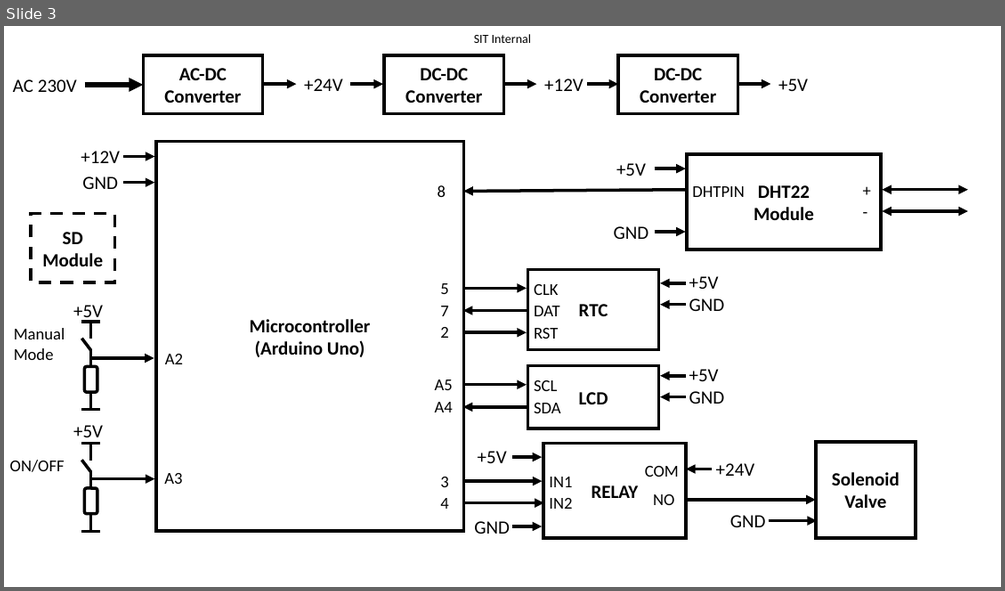
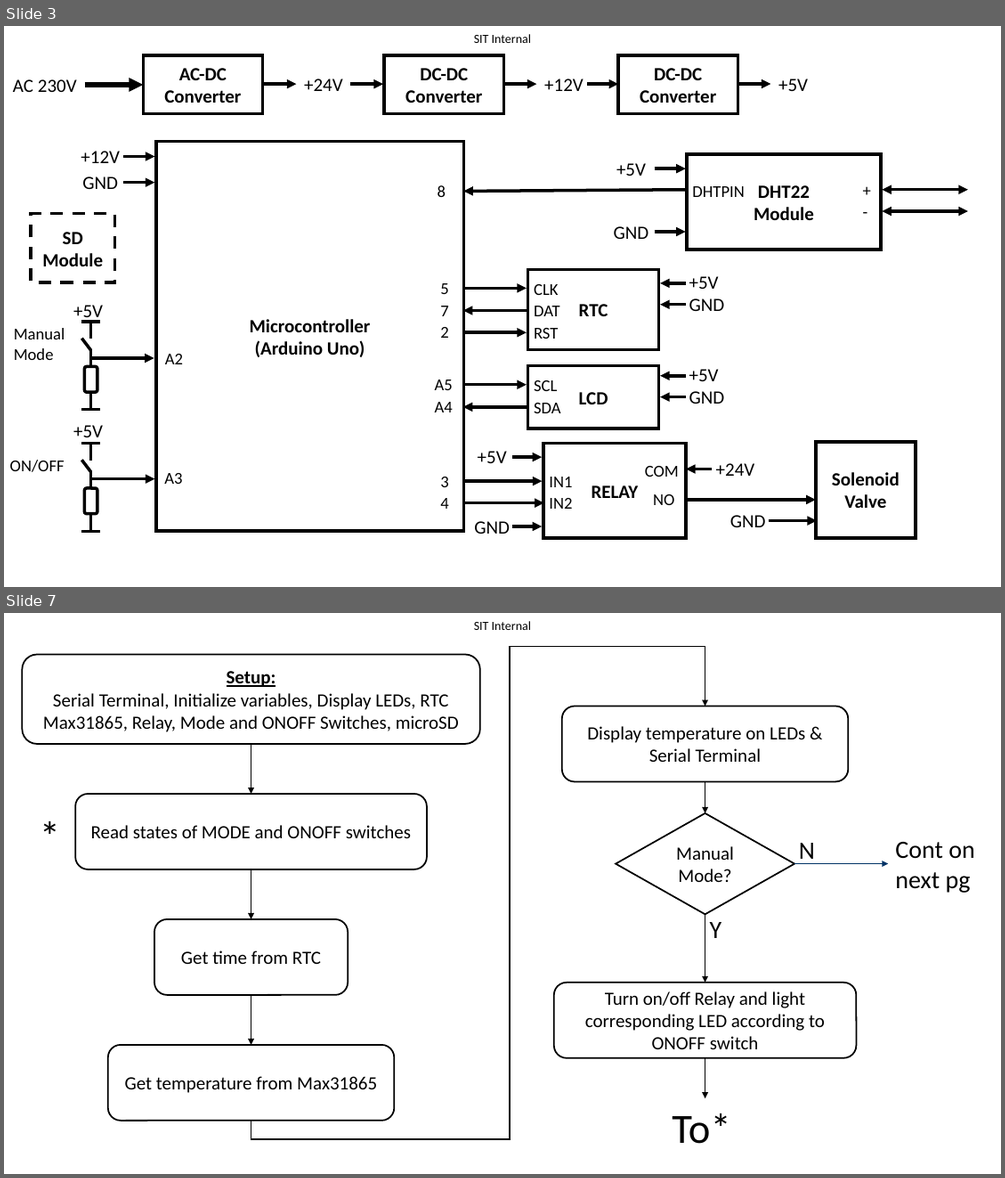
Before and after one commit to kanglc/Hashtag, a slide deck: Docs/thermal_controller_blockdiagram.pptx. Shown one above the other, each under a label of ours: slide 3 before the commit, slides 3 and 7 after it; the slides between them are not shown. The pictures are 1005x591 and 1005x1178 pixels, drawn with LibreOffice and Linux fonts; fonts in the diff are those of the drawing; background and template pictures are left out. Boxes give left, top, right and bottom in pixels: in the first picture for what was removed or moved away, otherwise in the second. Text is boxed around its words. In the diff, an @@ line names an element or a change of style, - is before the commit and + after.

```diff
--- a/Docs/thermal_controller_blockdiagram.pptx
+++ b/Docs/thermal_controller_blockdiagram.pptx
@@ slide 7 added at [4, 613, 1001, 1174], background picture (left out); not listed: 1 template element that a slide beside it also shows @@
@@ rounded rectangle added at [22, 654, 479, 744], outline #000000 1.5 pt, 18 pt, text #000000 @@
+Setup:
+Serial Terminal, Initialize variables, Display LEDs, RTC
+Max31865, Relay, Mode and ONOFF Switches, microSD
@@ elbow arrow added from (251, 1120) to (705, 706), #000000 1.5 pt @@
@@ rounded rectangle added at [562, 706, 849, 781], outline #000000 1.5 pt, 18 pt, text #000000 @@
+Display temperature on LEDs & Serial Terminal
@@ arrow added from (251, 744) to (251, 794), #000000 1.5 pt @@
@@ rounded rectangle added at [75, 794, 427, 869], outline #000000 1.5 pt, 18 pt, text #000000 @@
+Read states of MODE and ONOFF switches
@@ arrow added from (705, 782) to (705, 813), #000000 1.5 pt @@
@@ text added at [32, 806, 69, 863], 40 pt, text #000000 @@
+*
@@ diamond added at [615, 813, 794, 915], outline #000000 1.5 pt, 18 pt, text #000000 @@
+Manual Mode?
@@ text added at [799, 843, 815, 864], 24 pt, text #000000 @@
+N
@@ text added at [895, 842, 974, 892], 24 pt, text #000000 @@
+Cont on
+next pg
@@ arrow added from (251, 869) to (251, 919), #000000 1.5 pt @@
@@ arrow added from (794, 863) to (888, 863), #003366 0.5 pt @@
@@ rounded rectangle added at [154, 919, 348, 995], outline #000000 1.5 pt, 18 pt, text #000000 @@
+Get time from RTC
@@ arrow added from (705, 915) to (705, 982), #000000 1.5 pt @@
@@ text added at [710, 922, 722, 938], 24 pt, text #000000 @@
+Y
@@ rounded rectangle added at [554, 982, 856, 1058], outline #000000 1.5 pt, 18 pt, text #000000 @@
+Turn on/off Relay and light corresponding LED according to ONOFF switch
@@ arrow added from (251, 995) to (251, 1045), #000000 1.5 pt @@
@@ rounded rectangle added at [108, 1045, 395, 1120], outline #000000 1.5 pt, 18 pt, text #000000 @@
+Get temperature from Max31865
@@ arrow added from (705, 1058) to (705, 1098), #000000 1.5 pt @@
@@ text added at [672, 1113, 730, 1143], 40 pt, text #000000 @@
+To*
```
Also in this commit, not shown: 2 slides changed, 2 other slides added, 2 other files.
